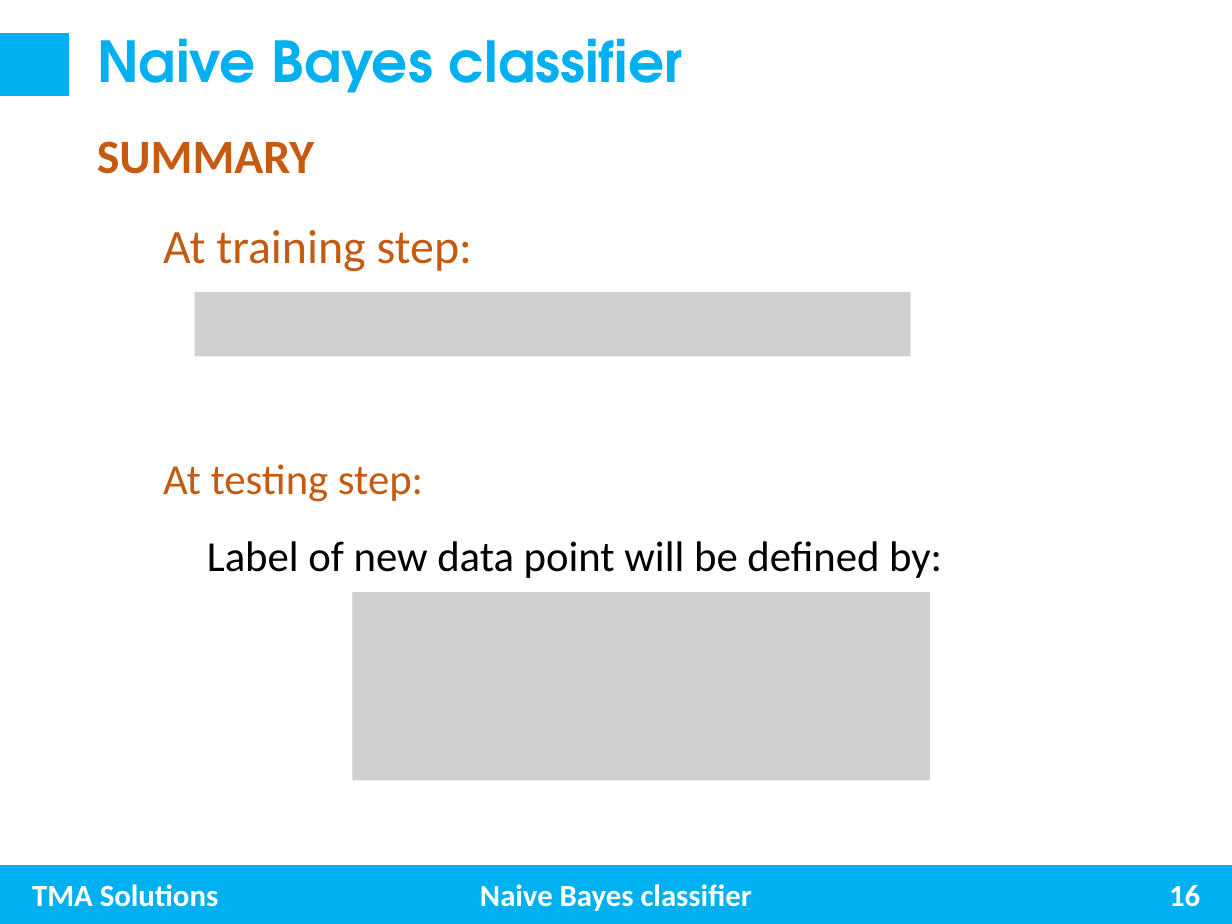
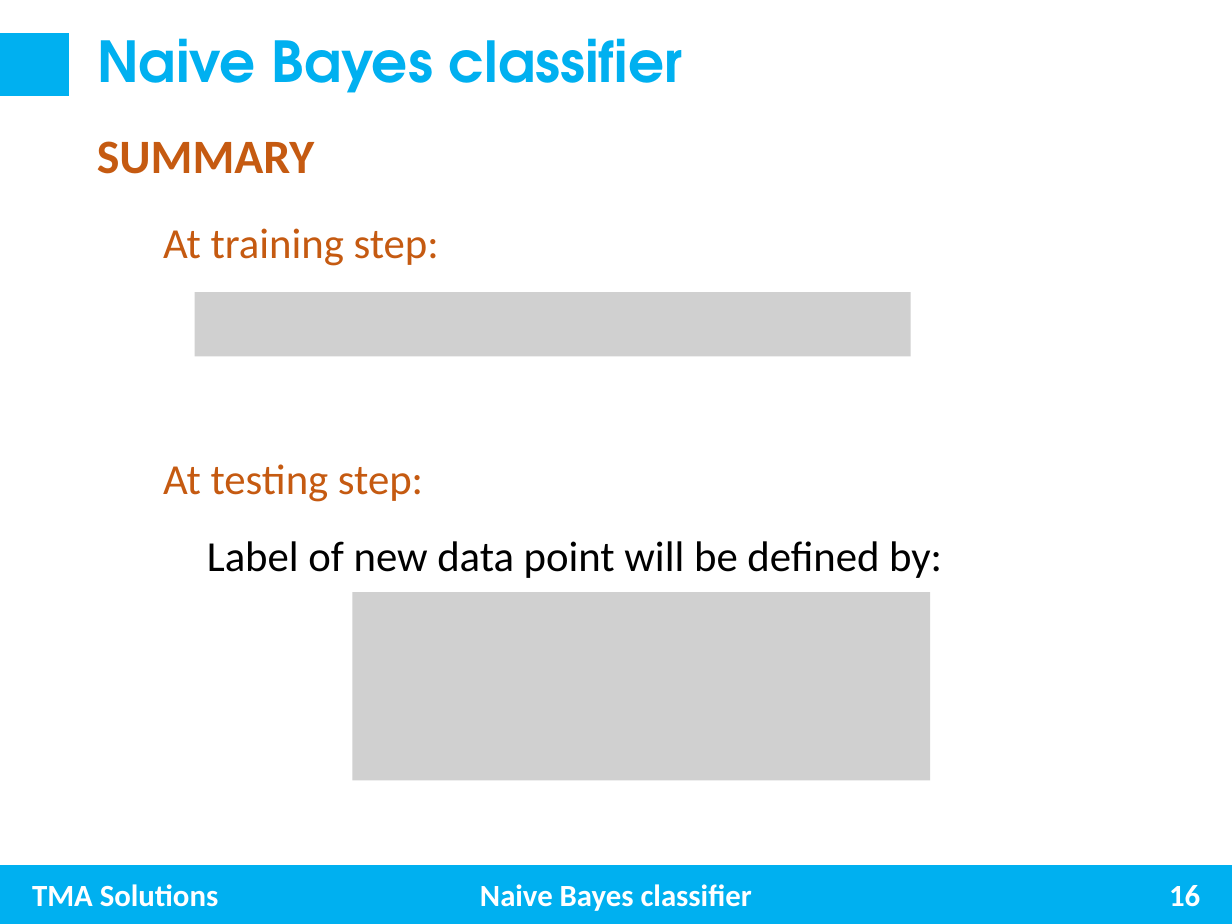
Before and after one commit to trungnghia2009/MachineLearning, a slide deck: slide 16 of Naive Bayes.pptx. Drawn at 1232x924 pixels with LibreOffice and Linux fonts; fonts in the diff are those of the drawing; grey boxes stand for pictures. Boxes give left, top, right and bottom in pixels: in the first picture for what was removed or moved away, otherwise in the second. Text is boxed around its words. In the diff, an @@ line names an element or a change of style, - is before the commit and + after.

Commit message:
update Naive Bayes

```diff
--- a/Naive Bayes.pptx
+++ b/Naive Bayes.pptx
@@ text "At training step:" at (163,228,439,266): size 28 to 25 pt @@
```
Also in this commit, not shown: 7 other slides changed, 1 slide added.
